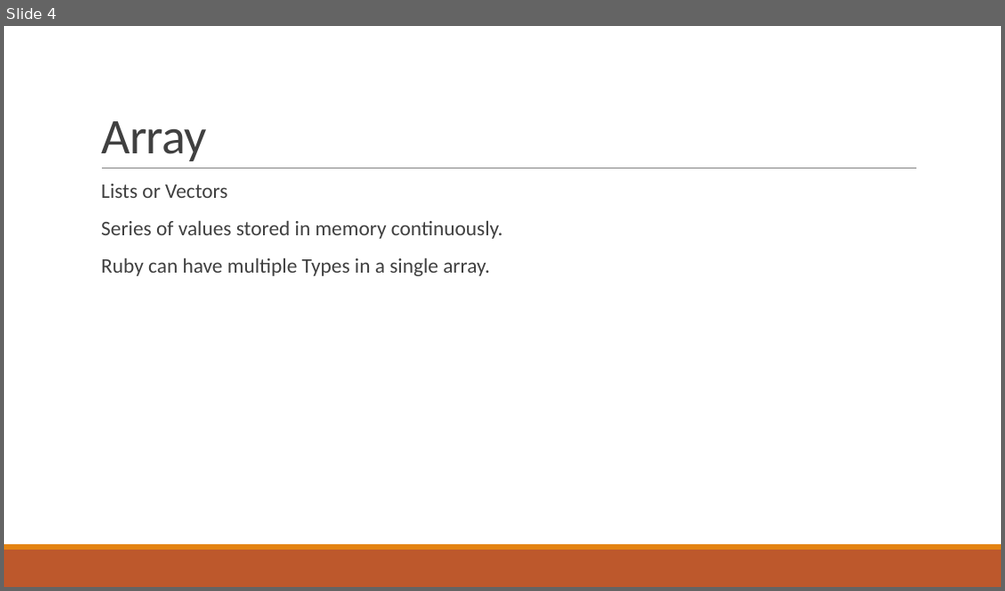
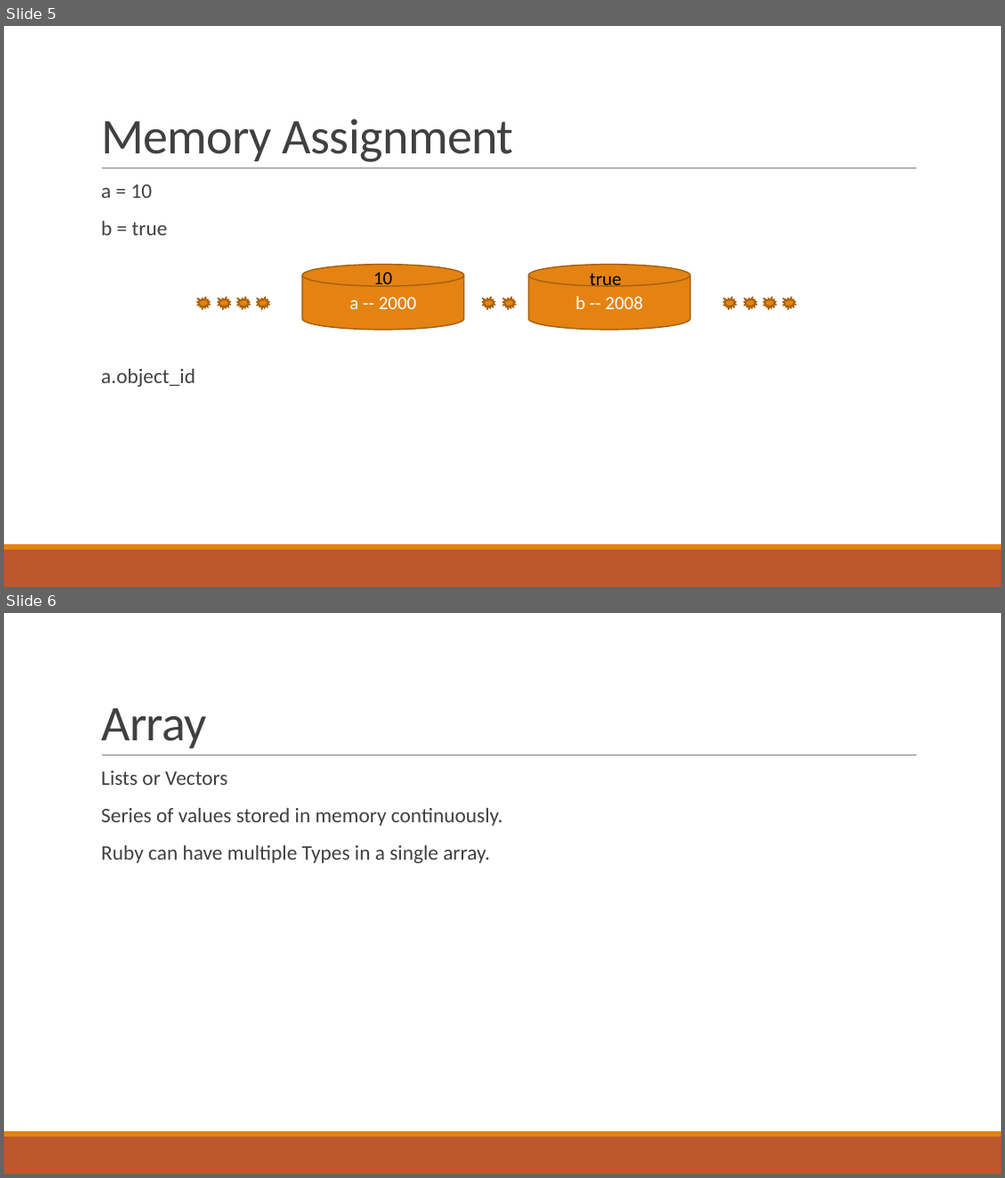
Before and after one commit to pawan9489/TeachingRuby, a slide deck: Session2-Array&Strings.pptx. Shown one above the other, each under a label of ours: slide 4 before the commit, slides 5 and 6 after it. The pictures are 1005x591 and 1005x1178 pixels, drawn with LibreOffice and Linux fonts; fonts in the diff are those of the drawing. Boxes give left, top, right and bottom in pixels: in the first picture for what was removed or moved away, otherwise in the second. Text is boxed around its words. In the diff, an @@ line names an element or a change of style, - is before the commit and + after.

```diff
--- a/Session2-Array&Strings.pptx
+++ b/Session2-Array&Strings.pptx
@@ slide 5 added at box(4, 26, 1001, 587), background #FFFFFF; not listed: 3 template elements that a slide beside it also shows @@
@@ title added at box(101, 119, 514, 162), 48 pt, text #404040 @@
+Memory Assignment
@@ text added at box(101, 184, 195, 386), 20 pt, text #404040 @@
+  a = 10
+  b = true
+  a.object_id
@@ cylinder added at box(302, 265, 464, 329), fill #E48312, outline #A9610D 1.25 pt, 18 pt, text #FFFFFF @@
+a -- 2000
@@ cylinder added at box(529, 265, 690, 329), fill #E48312, outline #A9610D 1.25 pt, 18 pt, text #FFFFFF @@
+b -- 2008
@@ text added at box(373, 272, 392, 287), 18 pt, text #000000 @@
+10
@@ text added at box(590, 273, 622, 287), 18 pt, text #000000 @@
+true
@@ irregular seal added at box(197, 297, 210, 309), fill #E48312, outline #A9610D 1.25 pt @@
@@ irregular seal added at box(218, 297, 231, 309), fill #E48312, outline #A9610D 1.25 pt @@
@@ irregular seal added at box(237, 297, 250, 309), fill #E48312, outline #A9610D 1.25 pt @@
@@ irregular seal added at box(257, 297, 269, 309), fill #E48312, outline #A9610D 1.25 pt @@
@@ irregular seal added at box(483, 297, 495, 309), fill #E48312, outline #A9610D 1.25 pt @@
@@ irregular seal added at box(502, 297, 516, 309), fill #E48312, outline #A9610D 1.25 pt @@
@@ irregular seal added at box(723, 297, 736, 309), fill #E48312, outline #A9610D 1.25 pt @@
@@ irregular seal added at box(744, 297, 756, 309), fill #E48312, outline #A9610D 1.25 pt @@
@@ irregular seal added at box(763, 297, 776, 309), fill #E48312, outline #A9610D 1.25 pt @@
@@ irregular seal added at box(783, 297, 796, 309), fill #E48312, outline #A9610D 1.25 pt @@
@@ what was slide 4 is now slide 6 @@
```
Also in this commit, not shown: 5 slides changed, 3 other slides added, 6 other files.
